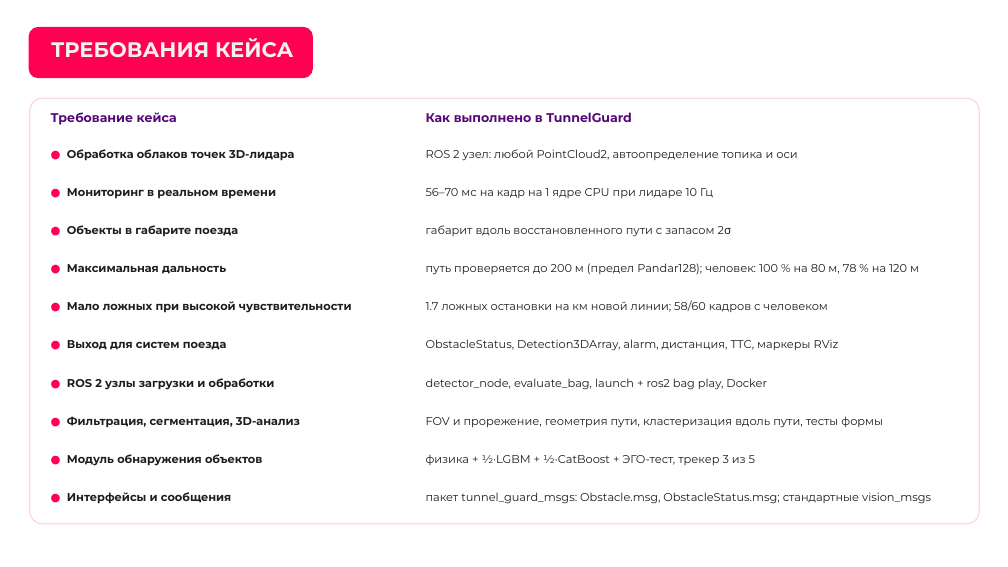
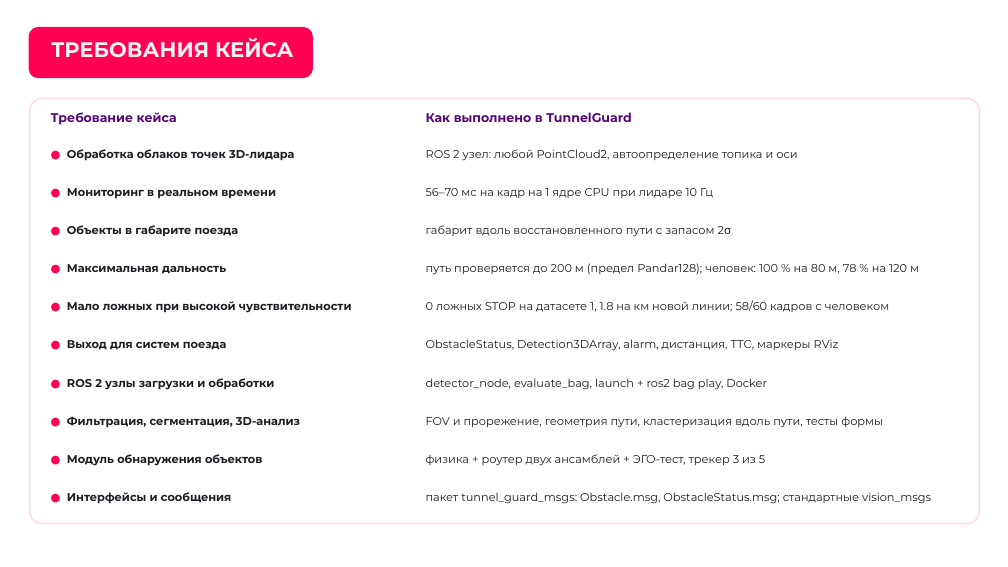
Before and after one commit to EhimenNathan/tunnelguard-lct2026, a slide deck: slide 32 of presentation/TunnelGuard_LCT2026.pptx (slide 31 before the commit). Drawn at 1008x567 pixels with LibreOffice and Linux fonts; fonts in the diff are those of the drawing; background and template pictures are left out. Boxes give left, top, right and bottom in pixels: in the first picture for what was removed or moved away, otherwise in the second. Text is boxed around its words. In the diff, an @@ line names an element or a change of style, - is before the commit and + after.

```diff
--- a/presentation/TunnelGuard_LCT2026.pptx
+++ b/presentation/TunnelGuard_LCT2026.pptx
@@ text at bbox=[426, 300, 889, 312]: text changed @@
-1.7 ложных остановки на км новой линии; 58/60 кадров с человеком
+0 ложных STOP на датасете 1, 1.8 на км новой линии; 58/60 кадров с человеком
@@ text at bbox=[426, 454, 765, 466]: text changed @@
-физика + ½·LGBM + ½·CatBoost + ЭГО-тест, трекер 3 из 5
+физика + роутер двух ансамблей + ЭГО-тест, трекер 3 из 5
```
Also in this commit, not shown: 6 other slides changed, 1 slide added.
